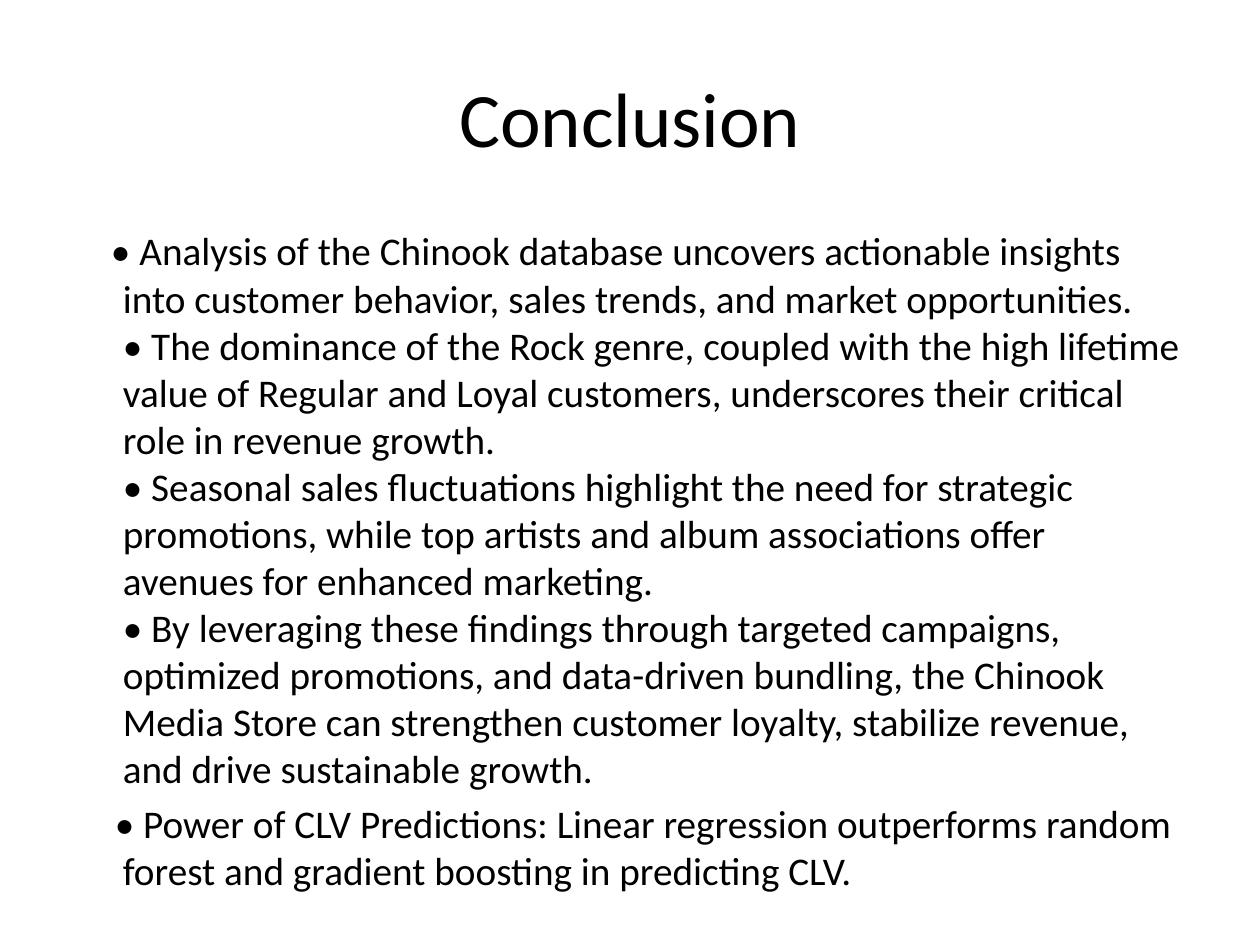
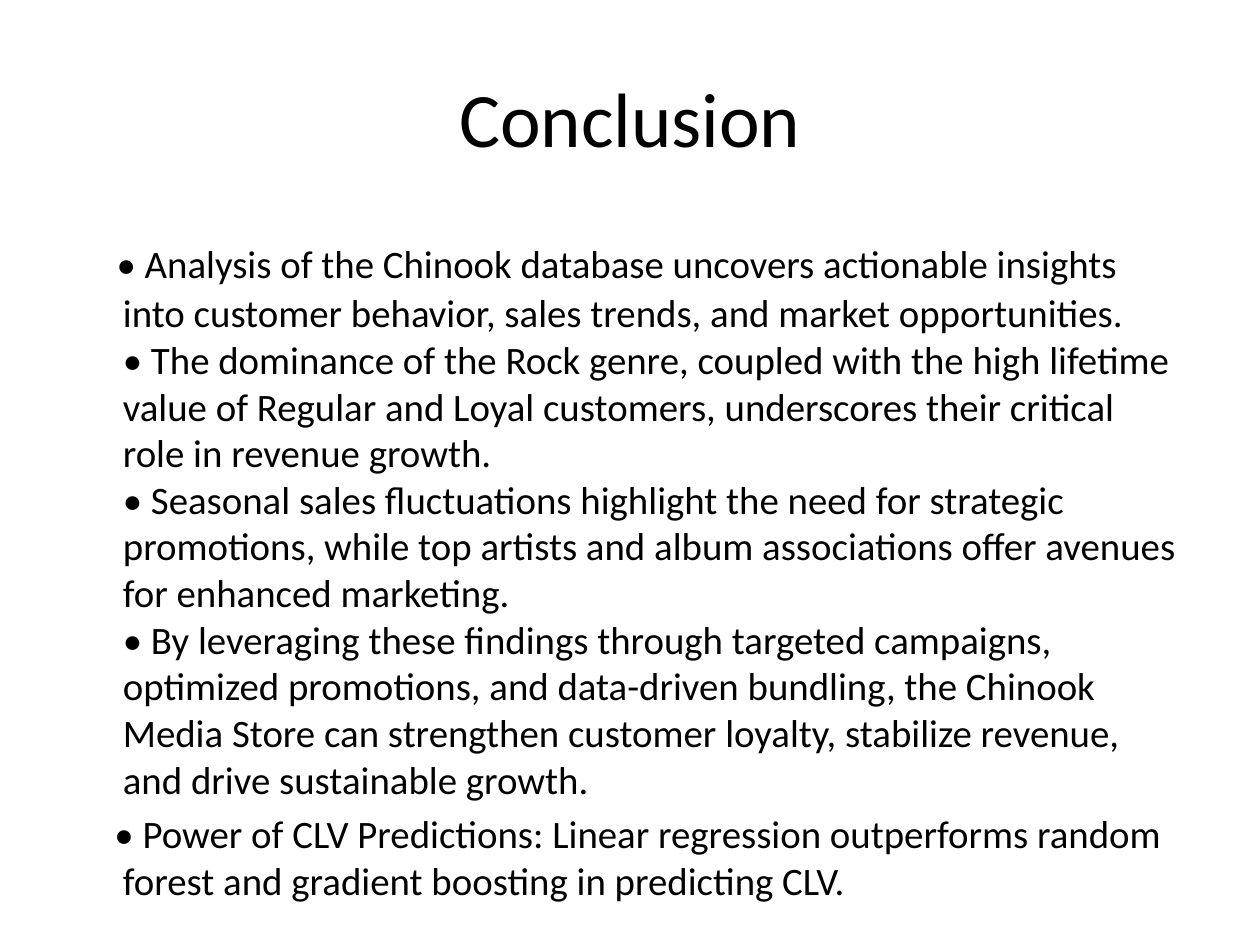
Before and after one commit to Agonwa/Chinook_Music_Sales_Analysis, a slide deck: slide 9 of Power_Point/Power_Point_Presentation.pptx. Drawn at 1260x945 pixels with LibreOffice and Linux fonts; fonts in the diff are those of the drawing. Boxes give left, top, right and bottom in pixels: in the first picture for what was removed or moved away, otherwise in the second. Text is boxed around its words. In the diff, an @@ line names an element or a change of style, - is before the commit and + after.

Commit message:
Refine PowerPoint: unified fonts and headings

```diff
--- a/Power_Point/Power_Point_Presentation.pptx
+++ b/Power_Point/Power_Point_Presentation.pptx
@@ text "• Analysis of the Chinook ..." at bbox=[123, 251, 1175, 902]: size 22.4 to 22.2 pt @@
```
Also in this commit, not shown: 8 other slides changed.
